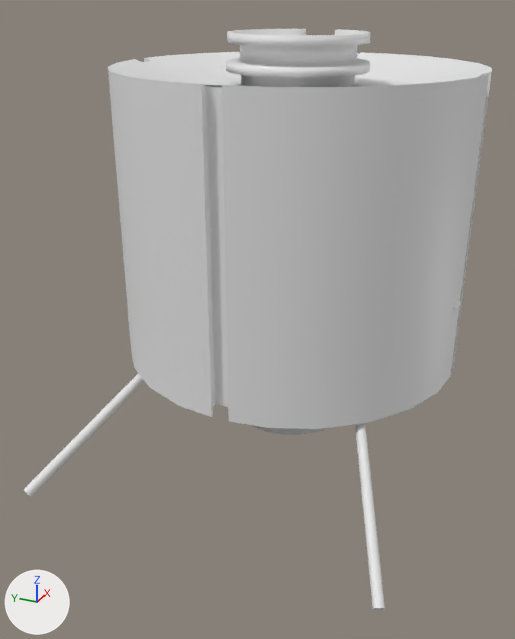
Two versions of the FBX model Early Bird/EarlyBird.fbx, one commit apart.
Rendered twice from a 50 mm camera at (-0.838, -0.324, 0.26) aimed at (-0.074, 0.019, -0.122). Arrows for +X, +Y and +Z are at lower left; the lights stay in place. Materials are left out; every surface is plain grey. Where no turn or scale is listed for an object, it has been applied to the vertices. Vertices at the same position are counted once.

Names of what the first picture shows: 'AntennaBase.001', 'AntennaBase.004', 'BodyShell', 'BodyTrench', 'KegTop', 'TopOuter'.
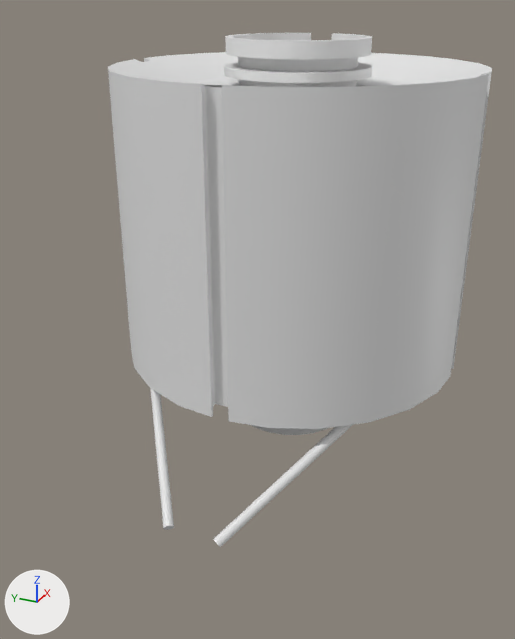
Where the newer file only moved an object's origin or applied its transform, the numbers keep the older frame.

Boxes [x1, y1, x2, y2] around the edits, measured in the pictures (515 x 639 px; the box of a moved part takes in the faces that stretch with it):
```json
{"object": "KegTop", "change": "reshaped, moved, turned", "before": [226, 29, 371, 87], "after": [224, 33, 372, 87]}
{"object": "AntennaBase.001", "change": "turned", "before": [355, 423, 385, 611], "after": [213, 425, 352, 547]}
{"object": "AntennaBase.004", "change": "reshaped", "before": [24, 374, 144, 497], "after": [150, 388, 174, 530], "on screen": "79% narrower, 15% taller"}
{"part": 1, "of": "me_cylinder_001", "change": "moved or reshaped", "before": [226, 29, 371, 87], "after": [224, 33, 372, 87]}
```

The change, as JSON lines over the scene's bpy script:
```json
{"block": "me_cylinder_001", "where": "# used by ob_kegtop; parent = ob_topouter; location = (-0.00278, 0.0, 0.193)"}
{"op": "remove", "block": "me_cylinder_001", "code": "me_cylinder_001.from_pydata(...)  # 280 vertices, 245 faces; spans x -0.082..0.085, y -0.085..0.085, z -0.031..0.026"}
{"op": "add", "block": "me_cylinder_001", "code": "me_cylinder_001.from_pydata(...)  # 312 vertices, 304 faces; spans x -0.088..0.088, y -0.088..0.087, z -0.031..0.026"}
{"block": "me_cylinder_001", "change": "me_cylinder_001 part 1: 270 vertices removed from x -0.082..0.085, y -0.085..0.085, z -0.031..0.026; 302 vertices added at x -0.088..0.088, y -0.088..0.087, z -0.031..0.026"}
{"block": "me_cylinder_001", "change": "me_cylinder_001 part 2: the surface is now shaded flat"}
{"block": "me_cylinder_025", "where": "me_cylinder_025.from_pydata(...)  # 48 vertices, 26 faces; spans x -0.176..0.011, y -0.009..0.085, z -0.115..0.01"}
{"block": "me_cylinder_025", "where": "# used by ob_antennabase_004; location = (-0.14, 0.14, -0.183)"}
{"block": "me_cylinder_025", "change": "me_cylinder_025 part 3: the whole mesh is multiplied about the mesh origin by the matrix ((0.612, 0.354, 0.707), (-0.079, -0.862, 0.5), (0.787, -0.362, -0.5))"}
{"op": "set", "path": "ob_antennabase_001.rotation_euler", "old": "(-1.047, 1.571, 0.0)", "new": "(0.0, 1.571, 0.0)", "note": "degrees (-60, 90, 0) -> degrees (0, 90, 0)"}
{"op": "set", "path": "ob_kegtop.location", "old": "(-0.00278, 0.0, 0.193)", "new": "(0.0, 0.0, 0.188)"}
{"op": "set", "path": "ob_kegtop.rotation_euler", "old": "(0.0, 0.0, 0.0)", "new": "(0.0, 0.0, 0.435)", "note": "degrees (0, 0, 0) -> degrees (0, 0, 25)"}
```
